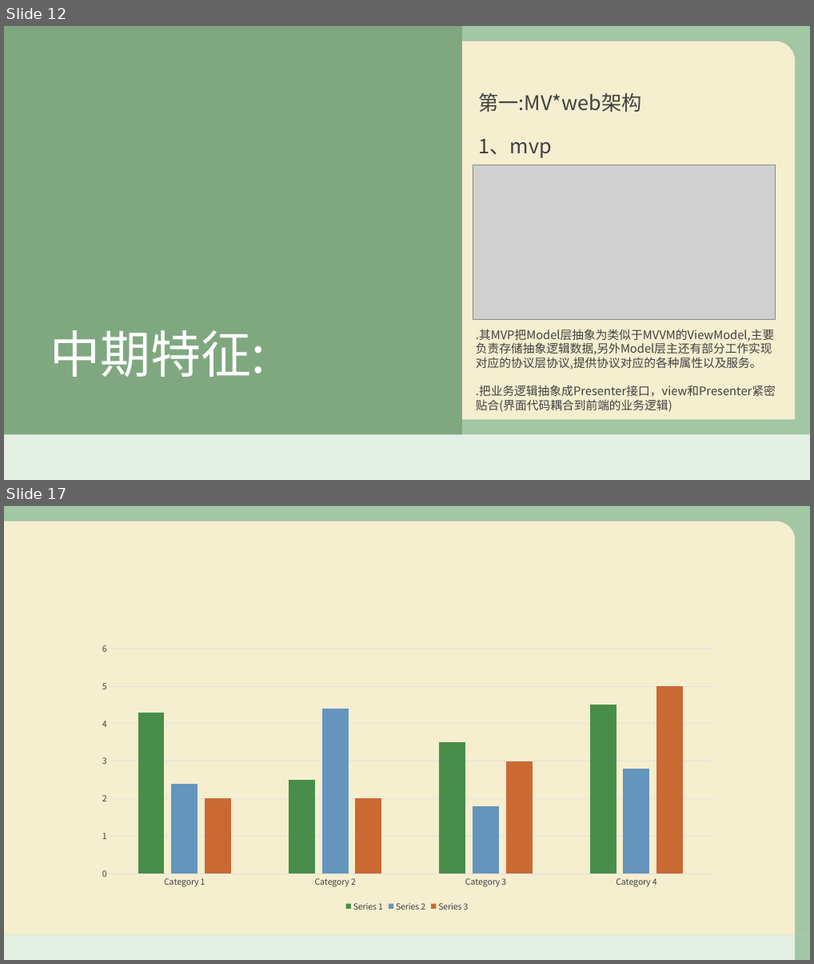
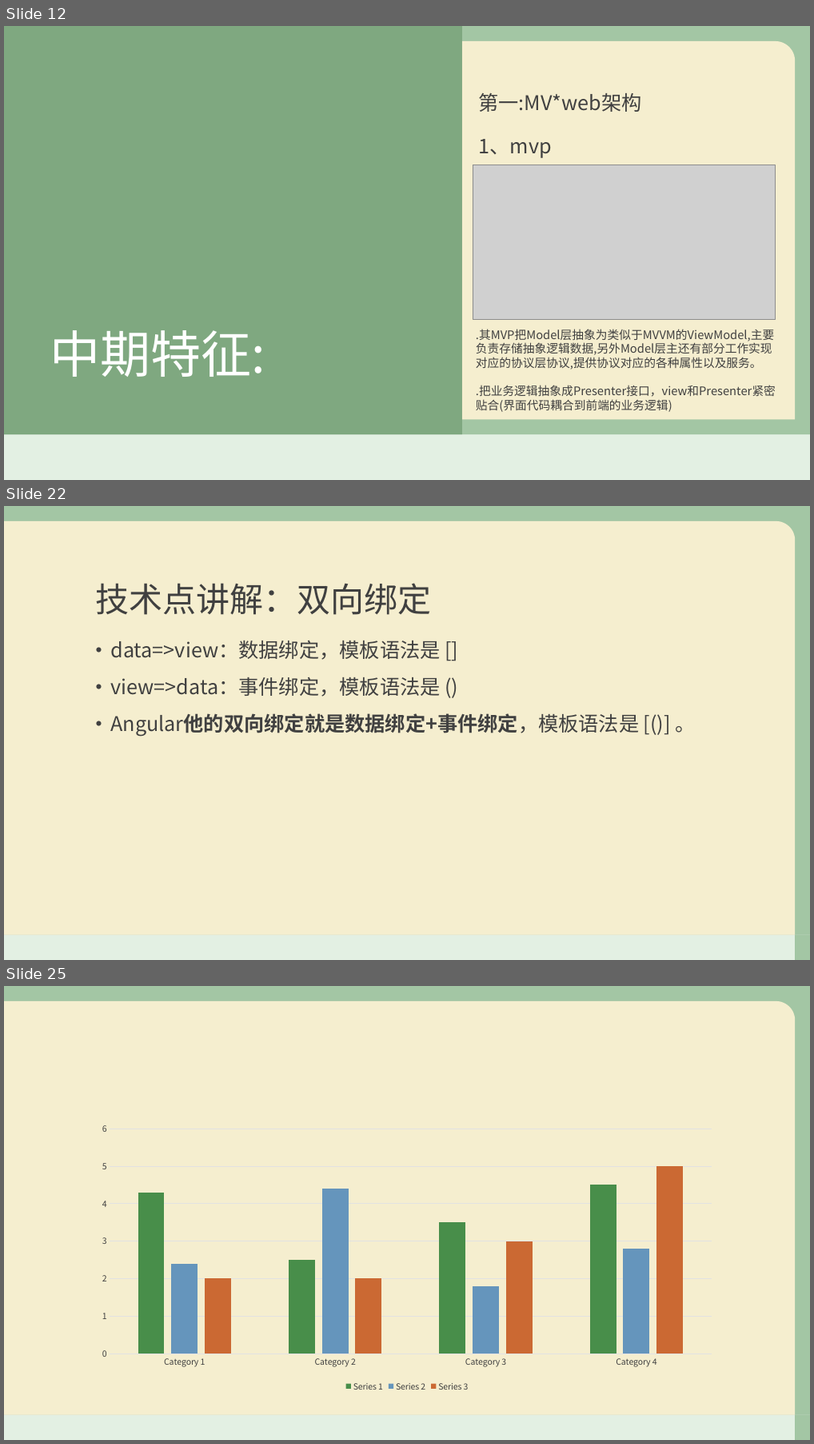
Before and after one commit to duoduoObama/web, a slide deck: 溯源前端赏析.pptx. Shown one above the other, each under a label of ours: slides 12 and 17 before the commit, slides 12, 22 and 25 after it; the slides between them are not shown. The pictures are 814x964 and 814x1444 pixels, drawn with LibreOffice and Linux fonts; fonts in the diff are those of the drawing; grey boxes stand for pictures; background and template pictures are left out. Boxes give left, top, right and bottom in pixels: in the first picture for what was removed or moved away, otherwise in the second. Text is boxed around its words. In the diff, an @@ line names an element or a change of style, - is before the commit and + after.

```diff
--- a/溯源前端赏析.pptx
+++ b/溯源前端赏析.pptx
@@ slide 22 added at box(4, 506, 810, 960), background picture (left out); not listed: 4 template elements that a slide beside it also shows @@
@@ title added at box(96, 583, 432, 615), 40 pt, text #404040 @@
+技术点讲解：双向绑定
@@ text added at box(110, 640, 696, 736), 24 pt, text #404040 @@
+• data=>view：数据绑定，模板语法是 []
+• view=>data：事件绑定，模板语法是 ()
+• Angular他的双向绑定就是数据绑定+事件绑定，模板语法是 [()] 。
@@ what was slide 17 is now slide 25 @@
```
Also in this commit, not shown: 2 slides changed, 10 other slides added, 3 slides removed, 1 other file.
